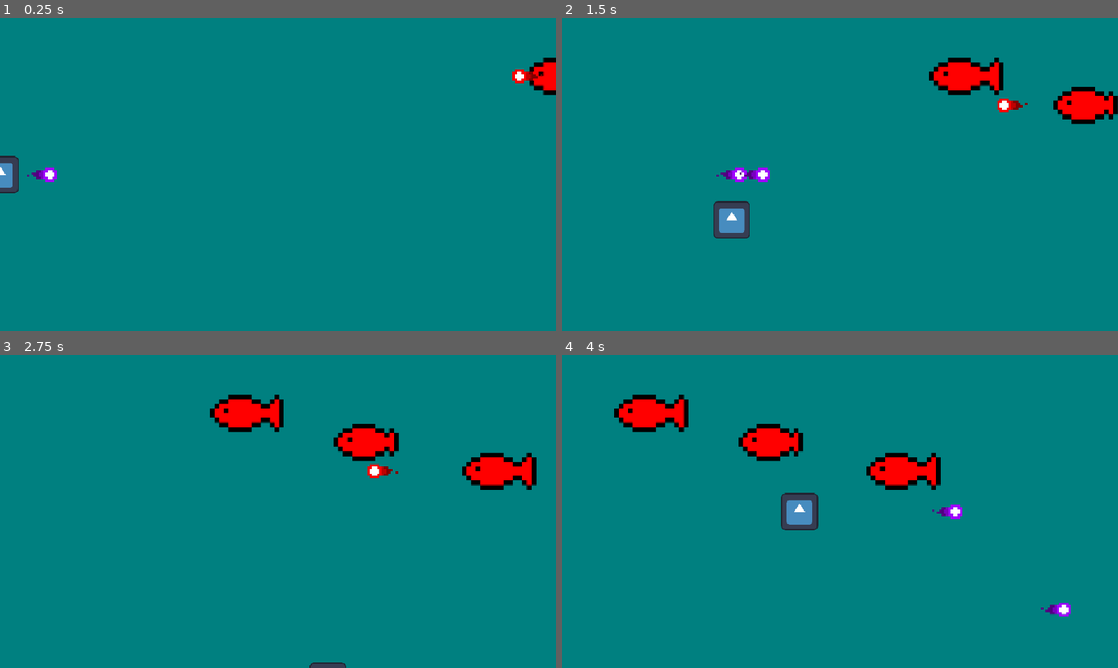
Above: before the commit, frames 1-4 (two rows, left to right).
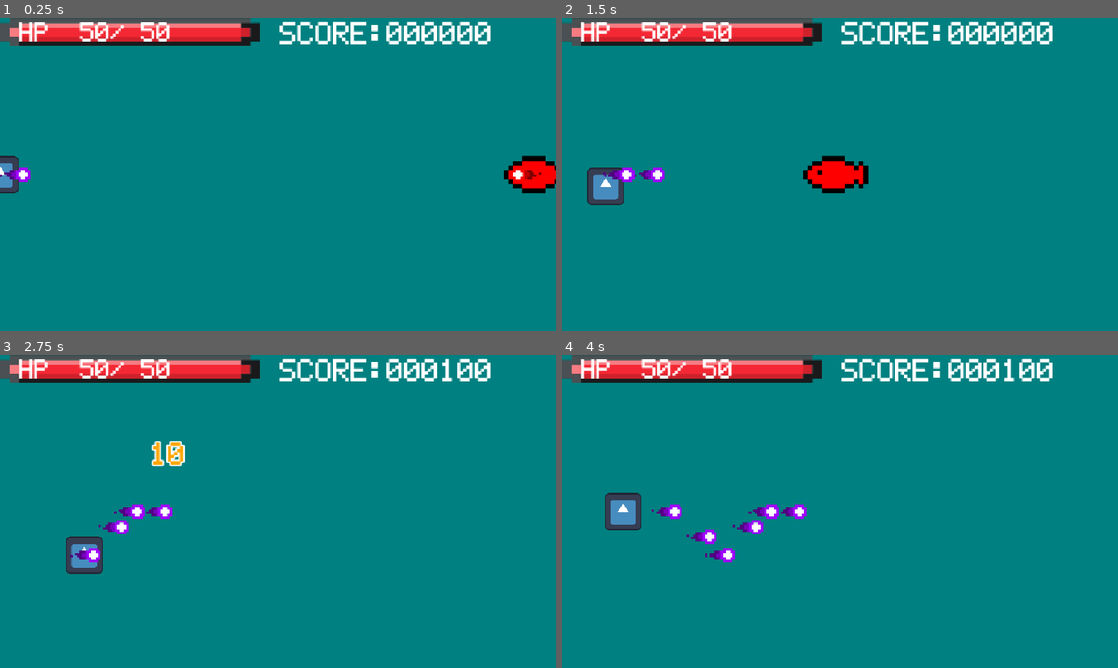
Above: after the commit, the same moments.

Repository: aomushi0710/shooting_game
Game: Godot game, scene res://stage.tscn
Two runs of this game, one before a commit and one after it. Both use one fixed random seed, a clock stepped at 60 frames per second and the inputs below. The project has no main scene, so this scene is started directly. The engine's default icon, where the game draws it, is replaced by a stand-in: a white triangle on a blue panel in a dark square.
Inputs:
- Up to frame 1 (0.25 s): no input
- Up to frame 2 (1.5 s): hold Right (move_right) 0.53-1.28 s; hold Down (move_down) from 1.28 s (still down)
- Up to frame 3 (2.75 s): release Down (move_down) at 2.03 s; hold Right (move_right) from 2.03 s (still down)
- Up to frame 4 (4 s): release Right (move_right) at 2.78 s; hold Up (move_up) 2.78-3.53 s; hold Left (move_left) from 3.53 s (still down)

The runs differ from the first frame. In frame 1, 7.4% of the frame differs, in the area x 0-100%, y 0-56%; in frame 2, 11%; in frame 3, 11%; in frame 4, 12%, in the area x 0-92%, y 0-84%.

Commit message:
HUDにHPバーとスコアを実装、フォントの差し替え

Diff:
--- a/character_base.gd
+++ b/character_base.gd
@@ -12,7 +12,7 @@
 }
 
 @export var texture: AnimatedSprite2D ## キャラクターの見た目
-@export var bullet: CharacterBody2D  ## 発射される弾のノード
+@export var bullet: Bullet ## 発射される弾のノード
 
 @export_category("Layer & Mask")
 ## キャラクターの分類。値によって、レイヤーとマスクがテンプレート通りに設定されます。
@@ -40,7 +40,9 @@
 @export_flags_2d_physics var bullet_mask: int
 
 var can_shoot: bool = true ## 弾が発射可能かどうかのフラグ
-var hp: int = 10 ## キャラクターのHPの現在値。0になると機能を停止する。
+## キャラクターのHPの現在値。[br]
+## HPの最大値は[member CharacterBase.bullet]の[member Bullet.hp]を参照
+var hp: int = 10
 
 func _ready() -> void:
 	# キャラクターが所持している弾の処理を止める
@@ -102,7 +104,11 @@
 	get_tree().current_scene.add_child(label)
 
 	if hp <= 0:
-		queue_free()
+		defeat()
+
+## キャラクターが倒された時に呼ばれる関数
+func defeat() -> void:
+	queue_free()
 
 ## キャラクターの[member CharacterBase.texture]のテクスチャサイズから、
 ##マージンを計算し取得する関数
--- a/damage_label.tscn
+++ b/damage_label.tscn
@@ -1,11 +1,7 @@
-[gd_scene load_steps=4 format=3 uid="uid://6mxd3iqjofo0"]
+[gd_scene load_steps=3 format=3 uid="uid://6mxd3iqjofo0"]
 
 [ext_resource type="Script" uid="uid://b4ip8o3l3qokt" path="res://damage_label.gd" id="1_iprbo"]
-[ext_resource type="FontFile" uid="uid://dt7m857nsuowd" path="res://font/Let_s_go_Digital_Regular.ttf" id="1_ny5dv"]
-
-[sub_resource type="Theme" id="Theme_3kjv3"]
-default_font = ExtResource("1_ny5dv")
-default_font_size = 60
+[ext_resource type="Theme" uid="uid://cmlqn8ualvshh" path="res://theme/damage_font.tres" id="1_ny5dv"]
 
 [node name="DamageLabel" type="RichTextLabel"]
 clip_contents = false
@@ -17,14 +13,14 @@
 offset_left = -480.0
 offset_top = -270.0
 offset_right = -380.0
-offset_bottom = -200.0
+offset_bottom = -211.0
 grow_horizontal = 2
 grow_vertical = 2
-theme = SubResource("Theme_3kjv3")
+theme = ExtResource("1_ny5dv")
 theme_override_colors/font_outline_color = Color(1, 1, 1, 1)
 theme_override_constants/outline_size = 10
 bbcode_enabled = true
 text = "[color=red]999[/color]"
 horizontal_alignment = 1
-vertical_alignment = 1
+vertical_alignment = 2
 script = ExtResource("1_iprbo")
--- a/enemy.gd
+++ b/enemy.gd
@@ -2,5 +2,13 @@
 extends CharacterBase
 class_name Enemy
 
+signal enemy_defeated(score: int) ## 敵が倒された時にスコアを送るシグナル
+
+@export var base_score: int ## 敵が倒された時に得られるスコアの基礎値
+
 func _ready() -> void:
 	super()
+
+func defeat() -> void:
+	super()
+	enemy_defeated.emit(base_score * bullet.hp)
--- a/enemy.tscn
+++ b/enemy.tscn
@@ -31,7 +31,7 @@
 script = ExtResource("4_iifgy")
 id = 0
 name = "hp"
-value = 100.0
+value = 10.0
 min_value = 0.0
 type = 2
 use_point = true
@@ -132,6 +132,7 @@
 collision_layer = 2
 collision_mask = 13
 script = ExtResource("1_4gyqm")
+base_score = 10
 texture = NodePath("Texture")
 bullet = NodePath("machinegun")
 character_type = 2
@@ -144,7 +145,7 @@
 [node name="Texture" type="AnimatedSprite2D" parent="."]
 self_modulate = Color(1, 0, 0, 1)
 sprite_frames = SubResource("SpriteFrames_wujgv")
-frame_progress = 0.503815
+frame_progress = 0.374499
 
 [node name="machinegun" parent="." instance=ExtResource("2_qi2p4")]
 process_mode = 4
--- a/player.gd
+++ b/player.gd
@@ -1,11 +1,12 @@
 @tool
 extends CharacterBase
 class_name Player
-## プレイヤー
+
+signal damaged(amount: int)
 
 func _physics_process(delta: float) -> void:
 	if Engine.is_editor_hint():
-		return
+		return # @toolを用いたエディタ上での演算を行わない
 
 	var input_direction = Input.get_vector(
 		"move_left",
@@ -16,4 +17,11 @@
 	velocity = input_direction * bullet.move_speed * bullet.MOVE_SPEED_SCALE
 	move_and_slide()
 
-	super._physics_process(delta)
+	super(delta)
+
+func take_damage(amount: int, from_player: bool = true) -> void:
+	super(amount, from_player)
+	damaged.emit(amount)
+
+func defeat() -> void:
+	super()
--- a/player.tscn
+++ b/player.tscn
@@ -27,7 +27,7 @@
 script = ExtResource("4_sweqy")
 id = 0
 name = "hp"
-value = 1.0
+value = 50.0
 min_value = 0.0
 type = 2
 use_point = true
@@ -57,7 +57,7 @@
 script = ExtResource("4_sweqy")
 id = 2
 name = "move_speed"
-value = 39.0
+value = 10.0
 min_value = 0.0
 type = 2
 use_point = true
@@ -87,7 +87,7 @@
 script = ExtResource("4_sweqy")
 id = 4
 name = "bullet_speed"
-value = 30.0
+value = 10.0
 min_value = 0.0
 type = 2
 use_point = true
@@ -117,7 +117,7 @@
 script = ExtResource("4_sweqy")
 id = 6
 name = "life_time"
-value = 1.0
+value = 100.0
 min_value = 0.0
 type = 3
 use_point = false
@@ -139,6 +139,7 @@
 
 [node name="Texture" type="AnimatedSprite2D" parent="."]
 sprite_frames = SubResource("SpriteFrames_hqtel")
+frame_progress = 0.816207
 
 [node name="machinegun" parent="." instance=ExtResource("2_hqtel")]
 process_mode = 4
--- a/stage.gd
+++ b/stage.gd
@@ -3,11 +3,18 @@
 const BASE_CURVE_LENGTH = 960.0
 
 @export var stage_data: StageData ## ステージの各種情報
+@export var player_node: Player
 @export var enemies_node: Node2D ## 敵ノードを追加する親ノード
 @export var bullets_node: Node2D ## 弾ノードを追加する親ノード
+@export var hud_node: Control ## HUDを管理する親ノード
 
 var current_time: float = 0.0 ## 現在の経過秒数
-var index: int = 0 ## 現在の[member StageData.spawn_data]配列のindex。
+var index: int = 0 ## 現在の[member StageData.spawn_data]配列のindex
+
+func _ready() -> void:
+	hud_node.hp_bar_node.max_value = player_node.hp
+	hud_node.hp_bar_node.value = player_node.hp
+
 
 func _physics_process(delta: float) -> void:
 	if not stage_data:
@@ -29,6 +36,7 @@
 		return
 
 	var enemy: Enemy = data.enemy.instantiate() ## シーンから生成された敵ノード
+	enemy.enemy_defeated.connect(func(value): hud_node.score += value)
 
 	# パスデータが存在しない場合は、指定された座標に出現だけさせて終了する。
 	if not data.path:
@@ -36,6 +44,11 @@
 		enemies_node.add_child(enemy)
 		return
 
+	_spawn_enemy_with_path(data, enemy)
+
+## [member SpawnData.path]を用いて敵を生成する関数[br]
+## [Path2D]及び[PathFollow]で設定された経路を完走後は自動で削除されます
+func _spawn_enemy_with_path(data: SpawnData, enemy: Enemy) -> void:
 	var path_node := Path2D.new() ## 敵が通る軌道
 	path_node.curve = data.path
 	path_node.global_position = data.spawn_position
@@ -60,6 +73,6 @@
 	enemy.position = Vector2.ZERO # enemyノードはfollow_nodeの子として追従するため、本体の位置は(0, 0)。
 	enemy.scale /= path_node.scale # 親のscaleの影響を受けないように元に戻す
 
-	var tween = create_tween()
+	var tween = create_tween().bind_node(path_node)
 	tween.tween_property(follow_node, "progress_ratio", 1.0, data.duration)
 	tween.tween_callback(path_node.queue_free) # 終わったらパスごと削除
--- a/stage.tscn
+++ b/stage.tscn
@@ -1,117 +1,105 @@
-[gd_scene load_steps=16 format=3 uid="uid://drsktcmugrlg"]
+[gd_scene load_steps=15 format=3 uid="uid://drsktcmugrlg"]
 
 [ext_resource type="PackedScene" uid="uid://cytrdovuf5srs" path="res://player.tscn" id="1_6eo5e"]
 [ext_resource type="Script" uid="uid://cebktu8waj73s" path="res://stage.gd" id="1_rnkuw"]
 [ext_resource type="Script" uid="uid://y0ttg24ghwm0" path="res://stage/stage_data.gd" id="2_16g40"]
 [ext_resource type="PackedScene" uid="uid://byhlge6g4u1yx" path="res://enemy.tscn" id="2_aees8"]
 [ext_resource type="Script" uid="uid://bps4f8b5sbfhm" path="res://spawn_data.gd" id="3_vpggq"]
-[ext_resource type="Curve2D" uid="uid://c2sglimhdfmr3" path="res://curve2d/sine_curve.tres" id="5_1edn8"]
 [ext_resource type="Curve2D" uid="uid://7b088e7agwfs" path="res://curve2d/straight.tres" id="5_vpggq"]
+[ext_resource type="Texture2D" uid="uid://bd3ux3mbvsdu2" path="res://asset/img/UI/bar_empty.PNG" id="7_jx6rg"]
+[ext_resource type="Texture2D" uid="uid://btfu52881hmgc" path="res://asset/img/UI/bar_hp.PNG" id="8_g8oy1"]
+[ext_resource type="Script" uid="uid://b44jbeg47nkdq" path="res://stage_hud.gd" id="8_i76fu"]
+[ext_resource type="Theme" uid="uid://cmlqn8ualvshh" path="res://theme/damage_font.tres" id="9_g8oy1"]
 
-[sub_resource type="Resource" id="Resource_1edn8"]
+[sub_resource type="Resource" id="Resource_g8oy1"]
 script = ExtResource("3_vpggq")
 time = 0.0
 enemy = ExtResource("2_aees8")
 path = ExtResource("5_vpggq")
 path_scale = Vector2(1, 1)
-duration = 5.0
-spawn_position = Vector2(960, 100)
+duration = 3.0
+spawn_position = Vector2(1024, 270)
 spawn_direction = 1
-despawn_position = Vector2(0, 100)
+despawn_position = Vector2(-64, 270)
 despawn_direction = 2
 metadata/_custom_type_script = "uid://bps4f8b5sbfhm"
 
-[sub_resource type="Resource" id="Resource_vpggq"]
+[sub_resource type="Resource" id="Resource_1edn8"]
 script = ExtResource("3_vpggq")
-time = 1.0
+time = 5.0
 enemy = ExtResource("2_aees8")
 path = ExtResource("5_vpggq")
 path_scale = Vector2(1, 1)
-duration = 5.0
-spawn_position = Vector2(960, 150)
+duration = 100.0
+spawn_position = Vector2(1024, 100)
 spawn_direction = 1
-despawn_position = Vector2(0, 150)
-despawn_direction = 2
-metadata/_custom_type_script = "uid://bps4f8b5sbfhm"
-
-[sub_resource type="Resource" id="Resource_jx6rg"]
-script = ExtResource("3_vpggq")
-time = 2.0
-enemy = ExtResource("2_aees8")
-path = ExtResource("5_vpggq")
-path_scale = Vector2(1, 1)
-duration = 5.0
-spawn_position = Vector2(960, 200)
-spawn_direction = 1
-despawn_position = Vector2(0, 200)
-despawn_direction = 2
-metadata/_custom_type_script = "uid://bps4f8b5sbfhm"
-
-[sub_resource type="Resource" id="Resource_g8oy1"]
-script = ExtResource("3_vpggq")
-time = 10.0
-enemy = ExtResource("2_aees8")
-path = ExtResource("5_1edn8")
-path_scale = Vector2(1, 1)
-duration = 5.0
-spawn_position = Vector2(960, 270)
-spawn_direction = 1
-despawn_position = Vector2(0, 270)
-despawn_direction = 2
-metadata/_custom_type_script = "uid://bps4f8b5sbfhm"
-
-[sub_resource type="Resource" id="Resource_i76fu"]
-script = ExtResource("3_vpggq")
-time = 15.0
-enemy = ExtResource("2_aees8")
-path = ExtResource("5_1edn8")
-path_scale = Vector2(1, 2)
-duration = 5.0
-spawn_position = Vector2(960, 270)
-spawn_direction = 1
-despawn_position = Vector2(0, 270)
-despawn_direction = 2
-metadata/_custom_type_script = "uid://bps4f8b5sbfhm"
-
-[sub_resource type="Resource" id="Resource_uis2a"]
-script = ExtResource("3_vpggq")
-time = 20.0
-enemy = ExtResource("2_aees8")
-path = ExtResource("5_1edn8")
-path_scale = Vector2(1, 3)
-duration = 10.0
-spawn_position = Vector2(960, 270)
-spawn_direction = 1
-despawn_position = Vector2(0, 270)
-despawn_direction = 2
-metadata/_custom_type_script = "uid://bps4f8b5sbfhm"
-
-[sub_resource type="Resource" id="Resource_m1lne"]
-script = ExtResource("3_vpggq")
-time = 20.0
-enemy = ExtResource("2_aees8")
-path = ExtResource("5_1edn8")
-path_scale = Vector2(1, -3)
-duration = 10.0
-spawn_position = Vector2(960, 270)
-spawn_direction = 1
-despawn_position = Vector2(0, 270)
+despawn_position = Vector2(-64, 100)
 despawn_direction = 2
 metadata/_custom_type_script = "uid://bps4f8b5sbfhm"
 
 [sub_resource type="Resource" id="Resource_vsjsl"]
 script = ExtResource("2_16g40")
 name = ""
-spawn_data = Array[ExtResource("3_vpggq")]([SubResource("Resource_1edn8"), SubResource("Resource_vpggq"), SubResource("Resource_jx6rg"), SubResource("Resource_g8oy1"), SubResource("Resource_i76fu"), SubResource("Resource_uis2a"), SubResource("Resource_m1lne")])
+spawn_data = Array[ExtResource("3_vpggq")]([SubResource("Resource_g8oy1"), SubResource("Resource_1edn8")])
 metadata/_custom_type_script = "uid://y0ttg24ghwm0"
 
-[node name="Stage" type="Node2D" node_paths=PackedStringArray("enemies_node", "bullets_node")]
+[sub_resource type="Theme" id="Theme_g8oy1"]
+default_font_size = 43
+
+[node name="Stage" type="Node2D" node_paths=PackedStringArray("player_node", "enemies_node", "bullets_node", "hud_node")]
 script = ExtResource("1_rnkuw")
 stage_data = SubResource("Resource_vsjsl")
+player_node = NodePath("Player")
 enemies_node = NodePath("Enemies")
 bullets_node = NodePath("Bullets")
+hud_node = NodePath("CanvasLayer/HUD")
 
 [node name="CanvasLayer" type="CanvasLayer" parent="."]
+
+[node name="HUD" type="Control" parent="CanvasLayer" node_paths=PackedStringArray("stage_node", "hp_bar_node", "hp_text_node", "score_node")]
+layout_mode = 3
+anchors_preset = 0
+offset_right = 40.0
+offset_bottom = 40.0
+theme = ExtResource("9_g8oy1")
+script = ExtResource("8_i76fu")
+stage_node = NodePath("../..")
+hp_bar_node = NodePath("HPBar")
+hp_text_node = NodePath("HPBar/HPText")
+score_node = NodePath("Score")
+
+[node name="HPBar" type="TextureProgressBar" parent="CanvasLayer/HUD"]
+layout_mode = 0
+offset_right = 458.0
+offset_bottom = 39.0
+scale = Vector2(2, 1)
+value = 100.0
+texture_under = ExtResource("7_jx6rg")
+texture_progress = ExtResource("8_g8oy1")
+texture_progress_offset = Vector2(8, 8)
+
+[node name="HPText" type="RichTextLabel" parent="CanvasLayer/HUD/HPBar"]
+layout_mode = 0
+offset_left = 15.0
+offset_top = 5.0
+offset_right = 335.0
+offset_bottom = 50.0
+scale = Vector2(0.5, 1)
+theme = SubResource("Theme_g8oy1")
+bbcode_enabled = true
+text = "HP 999/999"
+vertical_alignment = 1
+
+[node name="Score" type="RichTextLabel" parent="CanvasLayer/HUD"]
+layout_mode = 0
+offset_left = 468.0
+offset_top = 2.0
+offset_right = 861.0
+offset_bottom = 56.0
+bbcode_enabled = true
+text = "SCORE:000000"
+horizontal_alignment = 1
+vertical_alignment = 1
 
 [node name="Player" parent="." instance=ExtResource("1_6eo5e")]
 position = Vector2(0, 270)
@@ -122,3 +110,6 @@
 [node name="Enemies" type="Node2D" parent="."]
 
 [node name="Bullets" type="Node2D" parent="."]
+
+[connection signal="value_changed" from="CanvasLayer/HUD/HPBar" to="CanvasLayer/HUD" method="_on_hp_bar_value_changed"]
+[connection signal="damaged" from="Player" to="CanvasLayer/HUD" method="_on_player_damaged"]
--- /dev/null
+++ b/stage_hud.gd
@@ -0,0 +1,43 @@
+extends Control
+
+@export var stage_node: Node2D
+@export var hp_bar_node: TextureProgressBar
+@export var hp_text_node: RichTextLabel
+@export var score_node: RichTextLabel
+
+var score_tween: Tween ## スコア増加アニメーション
+var _visual_score: int = 0 ## 画面上に表示されている見かけ上のスコア
+var score: int = 0: ## 実際のスコア
+	set(value):
+		score = value
+		_score_changed()
+
+## プレイヤーがダメージを受けた時、
+##HPバーの[member TextureProgressBar.value]を変化させる関数
+func _on_player_damaged(amount: int) -> void:
+	var final_hp := hp_bar_node.value - amount
+	var tween := (
+		create_tween()
+		.bind_node(hp_bar_node)
+		.set_ease(Tween.EASE_OUT)
+		.set_trans(Tween.TRANS_EXPO)
+	)
+	tween.tween_property(hp_bar_node, "value", final_hp, 1)
+
+## HPバーの[member TextureProgressBar.value]が変化した時テキスト表記も変化させる関数
+func _on_hp_bar_value_changed(value: float) -> void:
+	hp_text_node.text = "HP %3d/%3d" % [
+		int(value), int(hp_bar_node.max_value)]
+
+## スコアが変化した時、アニメーションを再生する関数
+func _score_changed() -> void:
+	if score_tween:
+		score_tween.kill()
+
+	score_tween = create_tween().bind_node(score_node)
+	score_tween.tween_method(
+		func(value: int):
+			score_node.text = "SCORE:%06d" % value
+			_visual_score = value,
+		_visual_score, score, 0.5
+	)
--- /dev/null
+++ b/theme/damage_font.tres
@@ -0,0 +1,7 @@
+[gd_resource type="Theme" load_steps=2 format=3 uid="uid://cmlqn8ualvshh"]
+
+[ext_resource type="FontFile" uid="uid://b54wnny48gu68" path="res://asset/font/LcdSolid-VPzB.ttf" id="1_vvbxc"]
+
+[resource]
+default_font = ExtResource("1_vvbxc")
+default_font_size = 50
Binary file added: asset/font/DotGothic16-Regular.ttf
Not shown, added: asset/font/DotGothic16-Regular.ttf.import
Binary file added: asset/font/LcdSolid-VPzB.ttf
Not shown, changed: asset/font/LcdSolid-VPzB.ttf.import
Binary file added: asset/img/UI/bar_empty.PNG
Not shown, added: asset/img/UI/bar_empty.PNG.import
Binary file added: asset/img/UI/bar_hp.PNG
Not shown, added: asset/img/UI/bar_hp.PNG.import
Binary file removed: font/Let_s_go_Digital_Regular.ttf
Not shown, added: stage_hud.gd.uid
